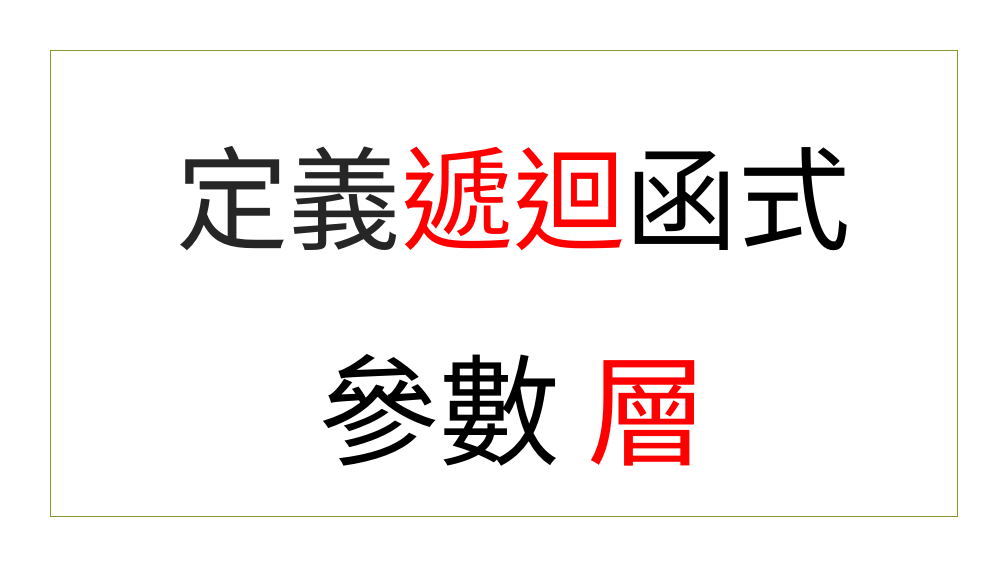
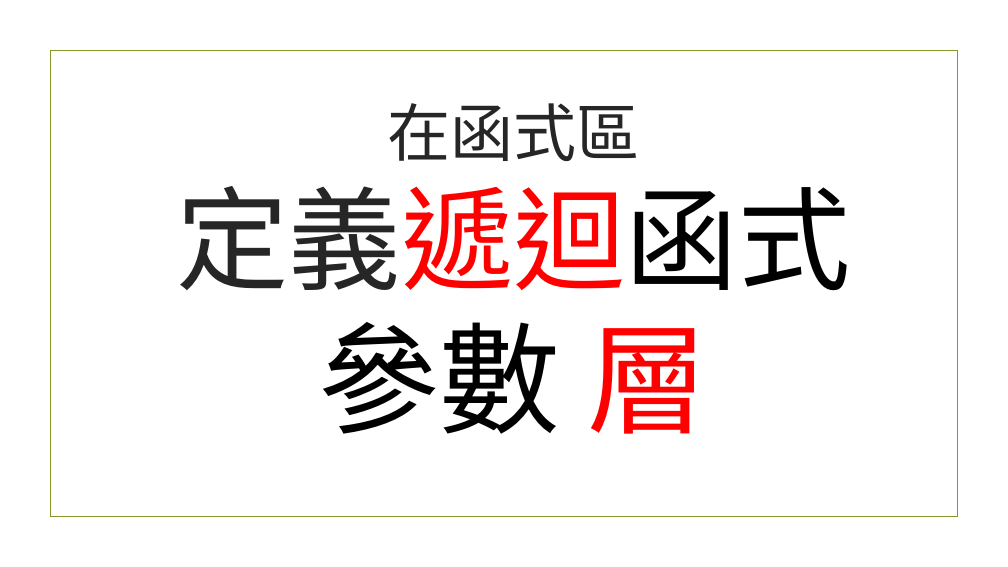
Before and after one commit to beardad1975/py4t, a slide deck: slide 11 of 課程資料/專題-海龜與樹/海龜與樹程式簡報.pptx. Drawn at 1008x567 pixels with LibreOffice and Linux fonts; fonts in the diff are those of the drawing; background and template pictures are left out. Boxes give left, top, right and bottom in pixels: in the first picture for what was removed or moved away, otherwise in the second. Text is boxed around its words. In the diff, an @@ line names an element or a change of style, - is before the commit and + after.

```diff
--- a/課程資料/專題-海龜與樹/海龜與樹程式簡報.pptx
+++ b/課程資料/專題-海龜與樹/海龜與樹程式簡報.pptx
@@ title at (x1=176, y1=103, x2=850, y2=434): text changed; text colour #000000 to #262626 @@
-定義遞迴函式
-參數 層
+在函式區
+定義遞迴函式
+參數 層
```
Also in this commit, not shown: 14 other slides changed, 27 slides added, 21 other files.
